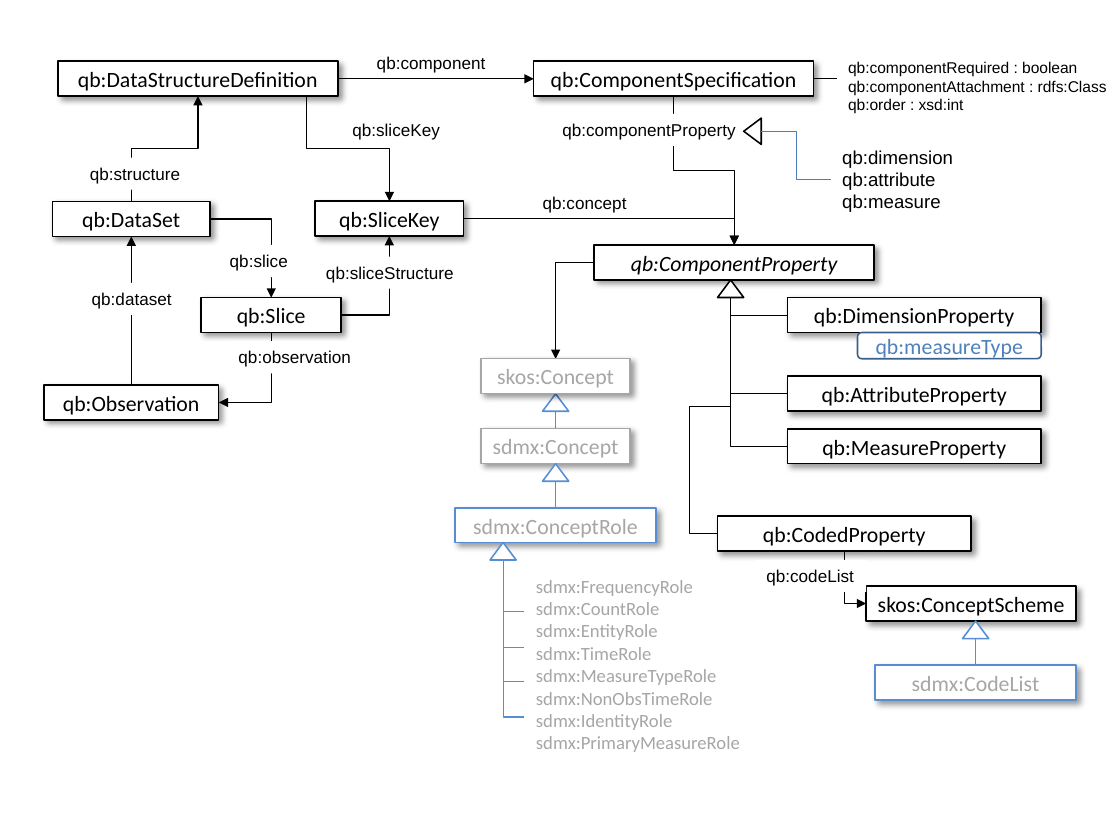
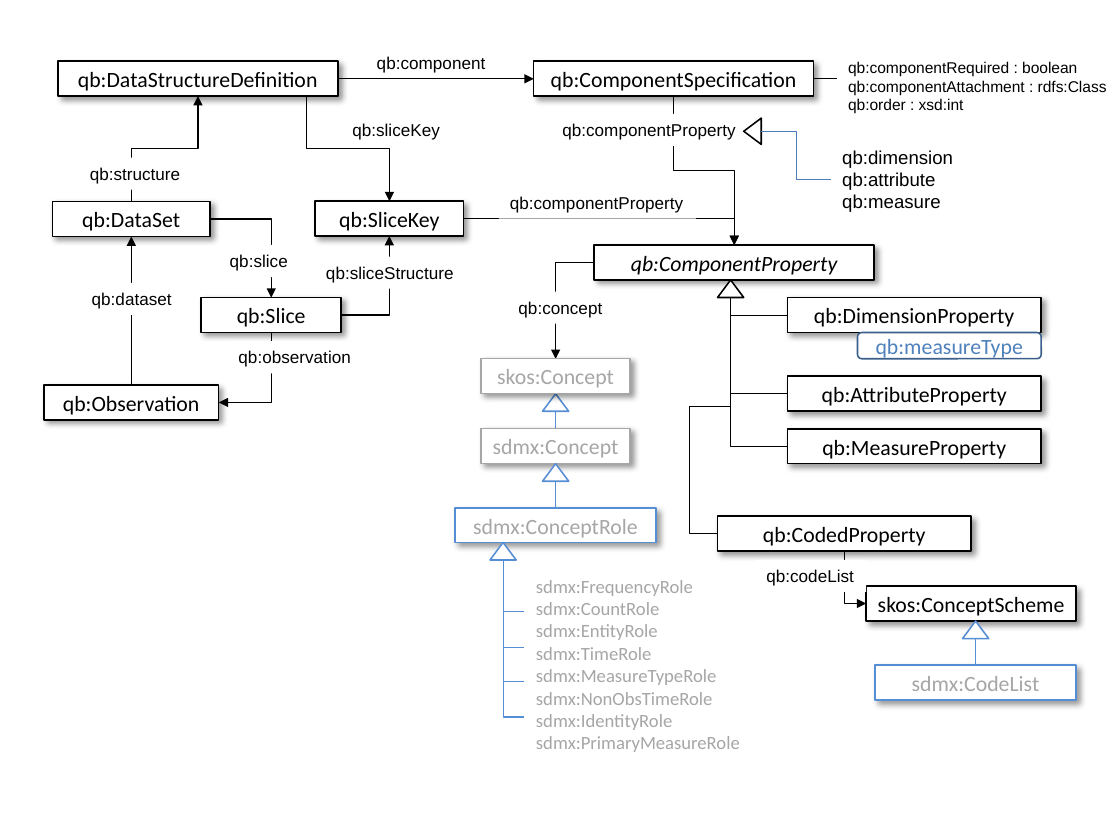
Before and after one commit to UKGovLD/publishing-statistical-data, a slide deck: slide 1 of specs/src/main/html/qb-fig1.pptx. Drawn at 1120x840 pixels with LibreOffice and Linux fonts; fonts in the diff are those of the drawing. Boxes give left, top, right and bottom in pixels: in the first picture for what was removed or moved away, otherwise in the second. Text is boxed around its words. In the diff, an @@ line names an element or a change of style, - is before the commit and + after.

```diff
--- a/specs/src/main/html/qb-fig1.pptx
+++ b/specs/src/main/html/qb-fig1.pptx
@@ text added at (x1=510, y1=196, x2=683, y2=213), 11 pt, text #000000 @@
+qb:componentProperty
@@ text "qb:concept" moved from (x1=543, y1=196, x2=627, y2=213) to (x1=518, y1=301, x2=602, y2=318) @@
```
Also in this commit, not shown: 3 other files.
